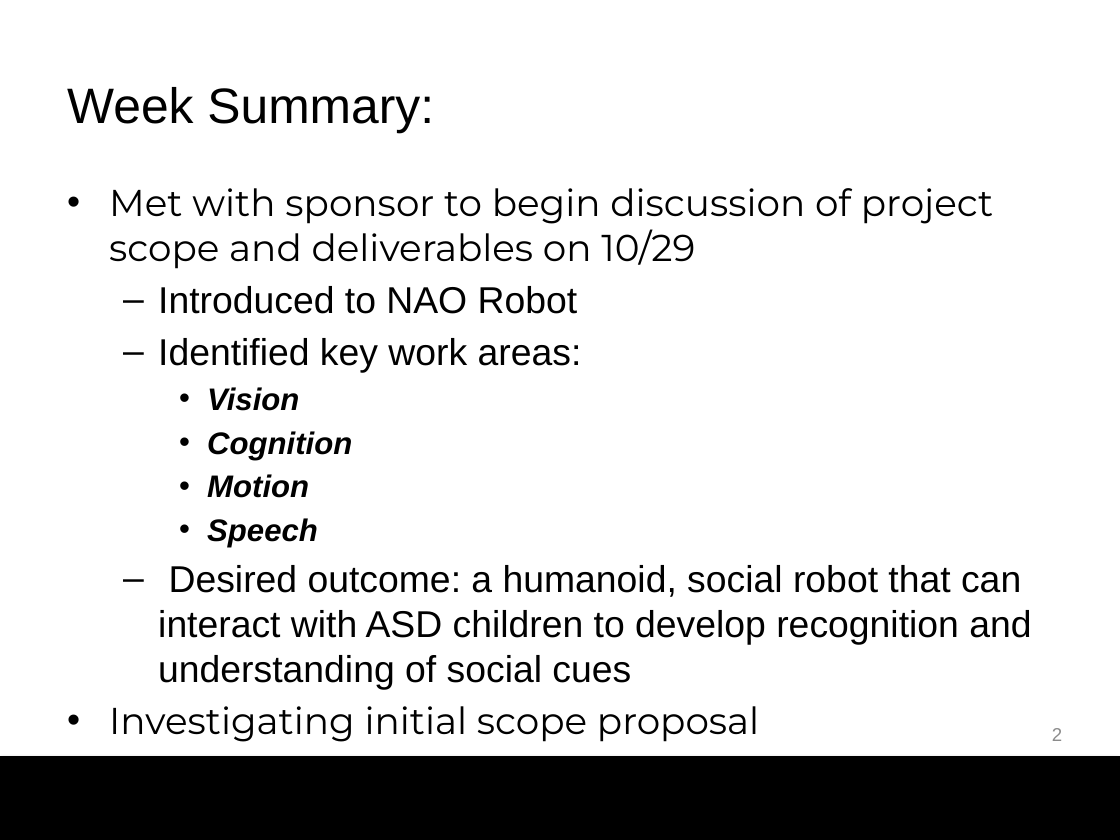
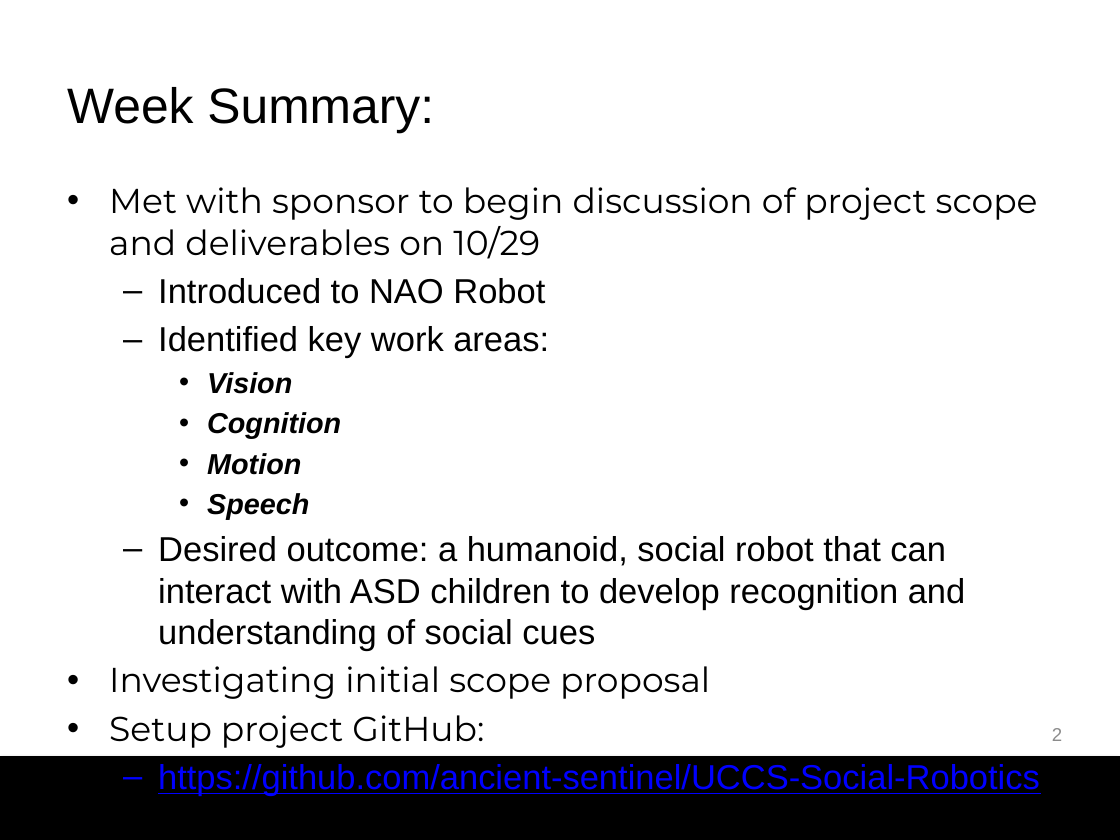
Before and after one commit to bg719/UCCS-Social-Robotics, a slide deck: slide 2 of docs/WeeklyUpdates/WeeklyUpdate_Oct26-30.pptx. Drawn at 1120x840 pixels with LibreOffice and Linux fonts; fonts in the diff are those of the drawing; background and template pictures are left out. Boxes give left, top, right and bottom in pixels: in the first picture for what was removed or moved away, otherwise in the second. Text is boxed around its words. In the diff, an @@ line names an element or a change of style, - is before the commit and + after.

```diff
--- a/docs/WeeklyUpdates/WeeklyUpdate_Oct26-30.pptx
+++ b/docs/WeeklyUpdates/WeeklyUpdate_Oct26-30.pptx
@@ text at [109, 187, 1038, 699]: size 24 to 22.2 pt in "Met with sponsor to begin discussion of ...", "Introduced to NAO Robot", "Identified key work areas:", "Desired outcome: a humanoid, social robot that ..." and 1 more places; size 20 to 18.5 pt in "Vision", "Cognition", "Motion", "Speech" @@
@@ text at [109, 715, 1040, 796]: paragraphs added @@
+• Setup project GitHub:
+  – https://github.com/ancient-sentinel/UCCS-Social-Robotics
```
Also in this commit, not shown: 2 other slides changed, 1 other file.
